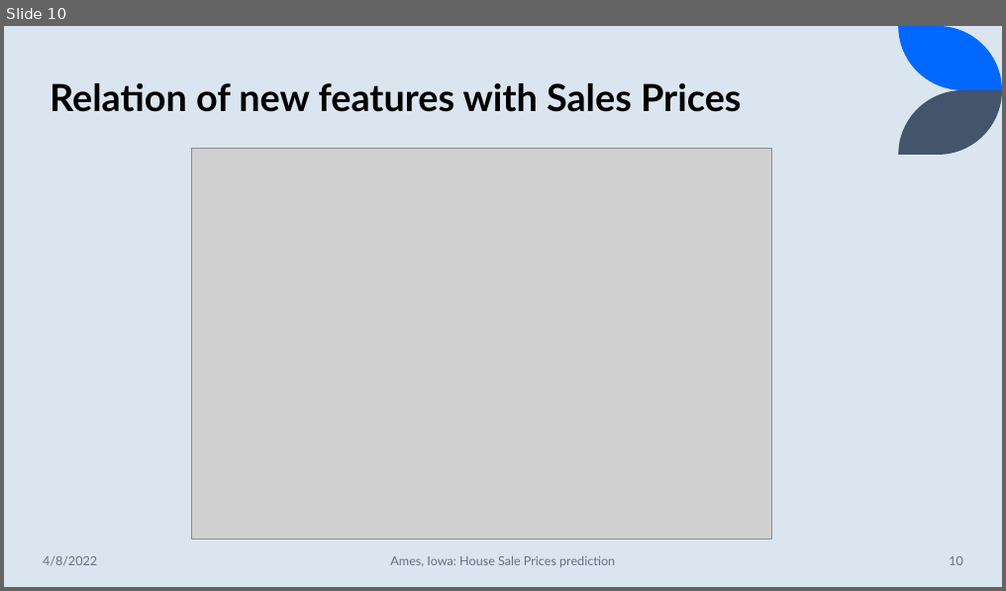
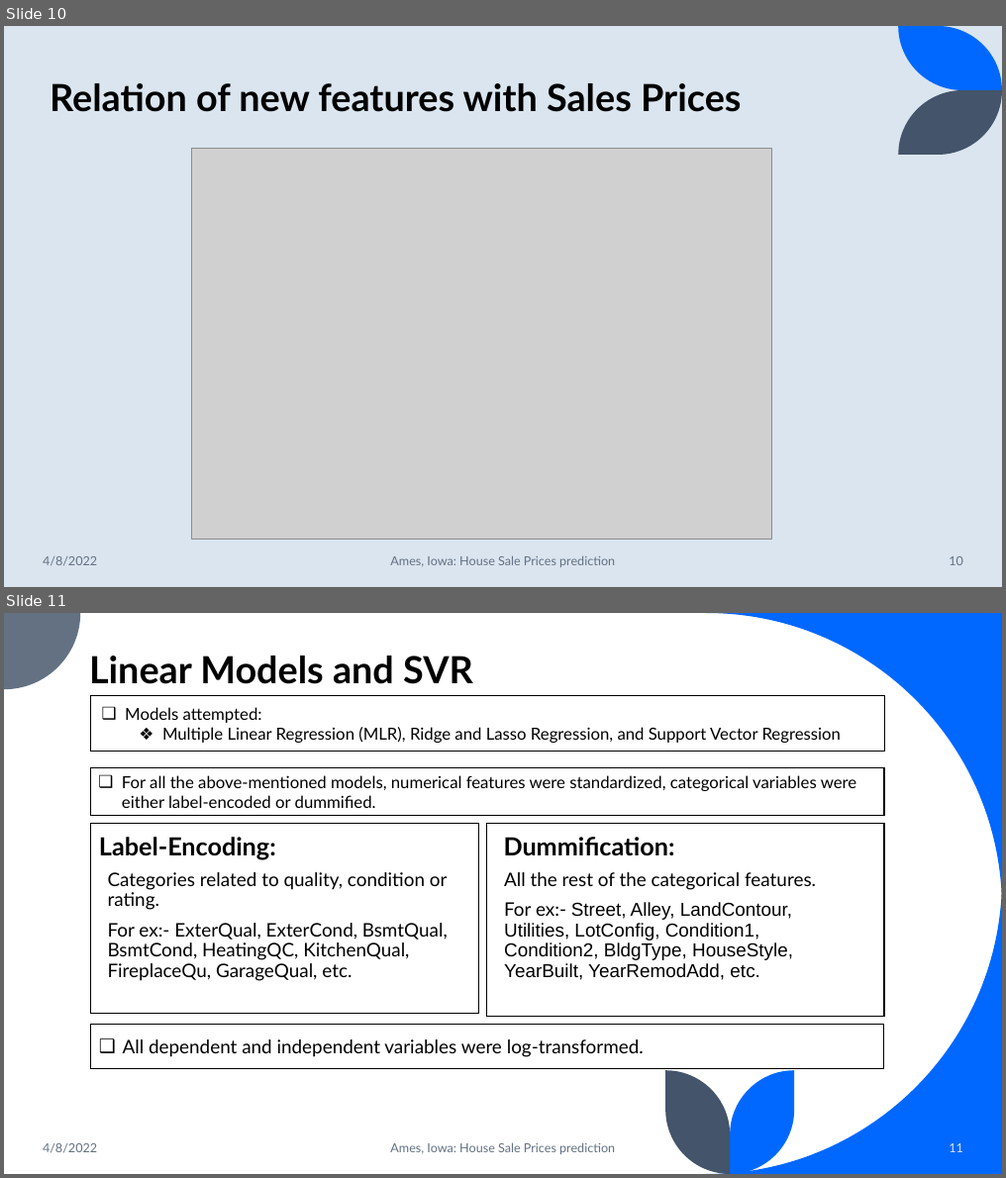
Before and after one commit to suhitasva/ML_Project, a slide deck: ML_Project.pptx. Shown one above the other, each under a label of ours: slide 10 before the commit, slides 10 and 11 after it. The pictures are 1006x591 and 1006x1178 pixels, drawn with LibreOffice and Linux fonts; fonts in the diff are those of the drawing; grey boxes stand for pictures. Boxes give left, top, right and bottom in pixels: in the first picture for what was removed or moved away, otherwise in the second. Text is boxed around its words. In the diff, an @@ line names an element or a change of style, - is before the commit and + after.

Commit message:
Added final slides - finished ppt

```diff
--- a/ML_Project.pptx
+++ b/ML_Project.pptx
@@ slide 11 added at (x1=4, y1=613, x2=1002, y2=1174), background #FFFFFF @@
@@ freeform shape added at (x1=4, y1=613, x2=80, y2=689), fill #637183 @@
@@ freeform shape added at (x1=706, y1=613, x2=1002, y2=909), fill #0068FF @@
@@ title added at (x1=89, y1=656, x2=473, y2=684), 36 pt, text #000000, bold @@
+Linear Models and SVR
@@ rectangle added at (x1=91, y1=695, x2=884, y2=751), outline #000000 1 pt @@
@@ text added at (x1=125, y1=707, x2=841, y2=743), 16 pt, text #000000 @@
+❑ Models attempted:
+  ❖ Multiple Linear Regression (MLR), Ridge and Lasso Regression, and Support Vector Regression
@@ rectangle added at (x1=91, y1=768, x2=884, y2=815), outline #000000 1 pt @@
@@ text added at (x1=122, y1=775, x2=856, y2=808), 16 pt, text #000000 @@
+❑ For all the above-mentioned models, numerical features were standardized, categorical variables were either label-encoded or dummified.
@@ rectangle added at (x1=91, y1=823, x2=478, y2=1013), outline #000000 1 pt @@
@@ text added at (x1=99, y1=837, x2=276, y2=861), 24 pt, text #000000, bold @@
+Label-Encoding:
@@ rectangle added at (x1=487, y1=823, x2=884, y2=1016), outline #000000 1 pt @@
@@ text added at (x1=504, y1=837, x2=675, y2=857), 24 pt, text #000000, bold @@
+Dummification:
@@ text added at (x1=108, y1=872, x2=448, y2=981), 18 pt, text #000000 @@
+Categories related to quality, condition or rating.
+For ex:- ExterQual, ExterCond, BsmtQual, BsmtCond, HeatingQC, KitchenQual, FireplaceQu, GarageQual, etc.
@@ text added at (x1=504, y1=872, x2=816, y2=980), 18 pt, text #000000 @@
+All the rest of the categorical features.
+For ex:- Street, Alley, LandContour, Utilities, LotConfig, Condition1, Condition2, BldgType, HouseStyle, YearBuilt, YearRemodAdd, etc.
@@ freeform shape added at (x1=706, y1=878, x2=1002, y2=1174), fill #0068FF @@
@@ rectangle added at (x1=91, y1=1024, x2=884, y2=1069), outline #000000 1 pt @@
@@ text added at (x1=123, y1=1040, x2=644, y2=1058), 18 pt, text #000000 @@
+❑ All dependent and independent variables were log-transformed.
@@ freeform shape added at (x1=666, y1=1070, x2=731, y2=1174), fill #44546A @@
@@ freeform shape added at (x1=731, y1=1070, x2=795, y2=1174), fill #0068FF @@
@@ text added at (x1=43, y1=1144, x2=97, y2=1154), 12 pt, text #637183 @@
+4/8/2022
@@ text added at (x1=390, y1=1143, x2=615, y2=1155), 12 pt, text #637183 @@
+Ames, Iowa: House Sale Prices prediction
@@ page number added at (x1=948, y1=1144, x2=963, y2=1153), 12 pt, text #DAE5EF @@
+11
```
Also in this commit, not shown: 12 other slides added, 1 slide removed.
